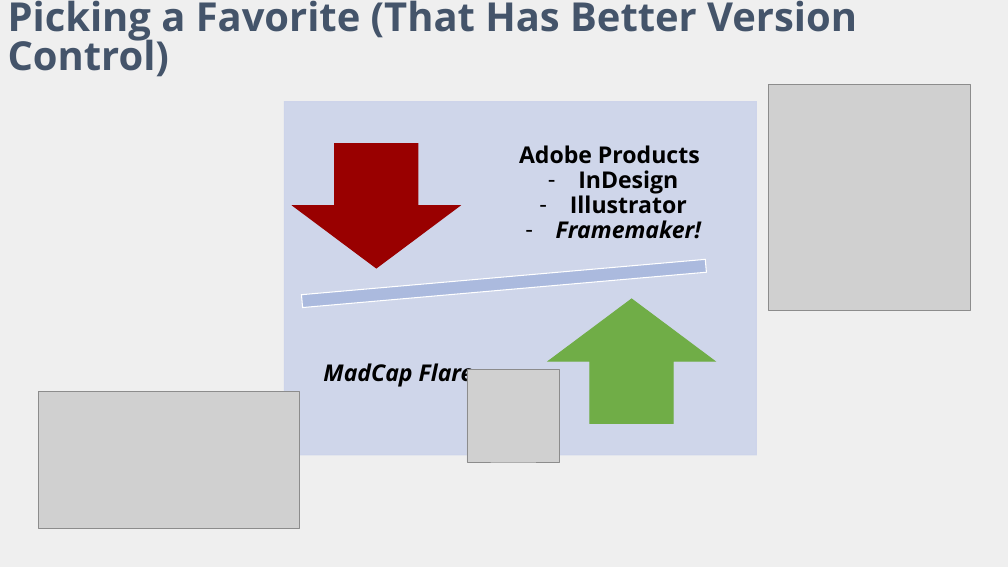
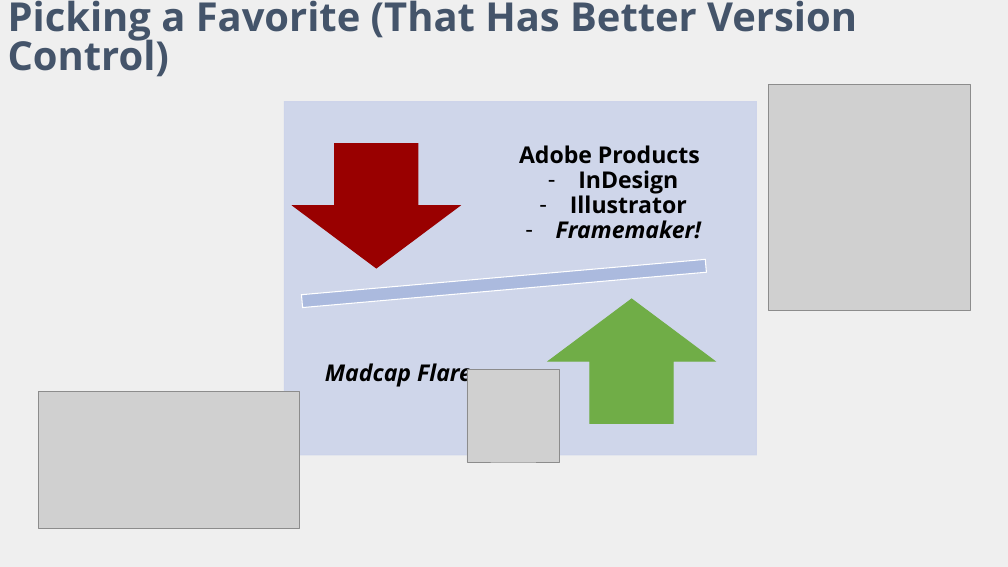
Before and after one commit to ZoeLawson/mcc_tools_tech, a slide deck: slide 4 of Week16-FinalProjects/Tools for Teching Writer's Final Project v.1 - Holt 2025.pptx. Drawn at 1008x567 pixels with LibreOffice and Linux fonts; fonts in the diff are those of the drawing; grey boxes stand for pictures; background and template pictures are left out. Boxes give left, top, right and bottom in pixels: in the first picture for what was removed or moved away, otherwise in the second. Text is boxed around its words. In the diff, an @@ line names an element or a change of style, - is before the commit and + after.

```diff
--- a/Week16-FinalProjects/Tools for Teching Writer's Final Project v.1 - Holt 2025.pptx
+++ b/Week16-FinalProjects/Tools for Teching Writer's Final Project v.1 - Holt 2025.pptx
@@ text at (325,363,472,386): text changed @@
-MadCap Flare
+Madcap Flare
```
Also in this commit, not shown: 4 other slides changed.
